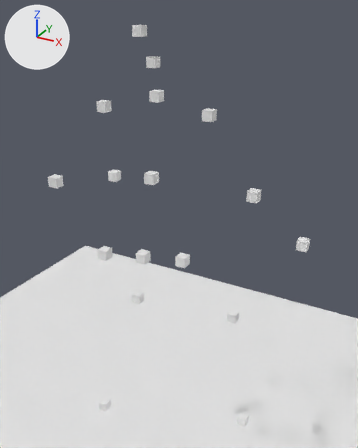
The Blender file common/pose3d_blender/3d_pose_animation.blend, before and after one commit.
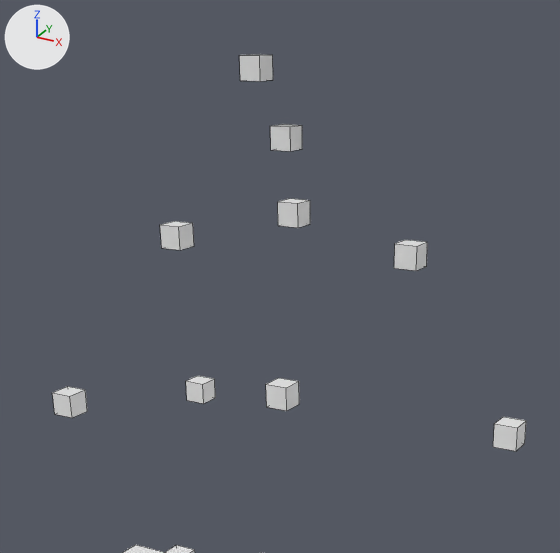
The first picture shows the older version from a 50 mm lens placed at (11.8, -17.8, 22.1), pointed at (0.6, 2.5, 12.0). The close-ups show both versions on the part from 7% to 77% of the width and 0% to 56% of the height of that picture; other places that the commit changed are outside them. Lighting does not change. The marker at upper left points along +X, +Y and +Z. The close-ups show mesh edges as thin lines.
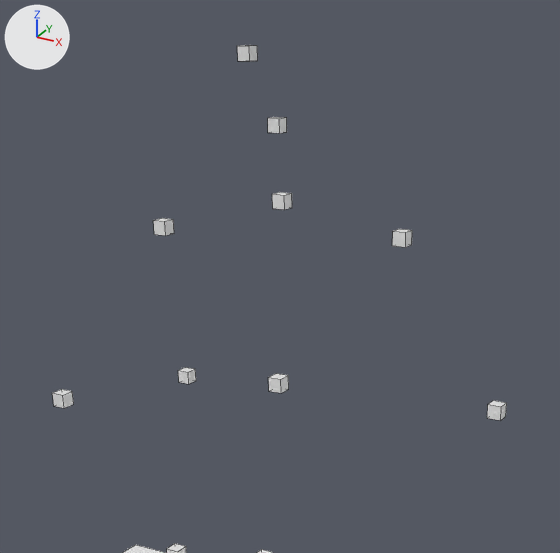
The change, as a diff of the scene's bpy script:
```diff
--- a/common/pose3d_blender/3d_pose_animation.blend.py
+++ b/common/pose3d_blender/3d_pose_animation.blend.py
@@ me_cube_519 @@
 me_cube_519.from_pydata(...)  # 8 vertices, 6 faces; spans x -0.25..0.25, y -0.25..0.25, z -0.25..0.25
+# me_cube_519 part 1: the whole mesh is scaled about its middle by 0.6
@@ me_cube_520 @@
 me_cube_520.from_pydata(...)  # 8 vertices, 6 faces; spans x -0.25..0.25, y -0.25..0.25, z -0.25..0.25
+# me_cube_520 part 2: the whole mesh is scaled about its middle by 0.6
@@ me_cube_521 @@
 me_cube_521.from_pydata(...)  # 8 vertices, 6 faces; spans x -0.25..0.25, y -0.25..0.25, z -0.25..0.25
+# me_cube_521 part 3: the whole mesh is scaled about its middle by 0.6
@@ me_cube_522 @@
 me_cube_522.from_pydata(...)  # 8 vertices, 6 faces; spans x -0.25..0.25, y -0.25..0.25, z -0.25..0.25
+# me_cube_522 part 4: the whole mesh is scaled about its middle by 0.6
@@ me_cube_523 @@
 me_cube_523.from_pydata(...)  # 8 vertices, 6 faces; spans x -0.25..0.25, y -0.25..0.25, z -0.25..0.25
+# me_cube_523 part 5: the whole mesh is scaled about its middle by 0.6
@@ me_cube_524 @@
 me_cube_524.from_pydata(...)  # 8 vertices, 6 faces; spans x -0.25..0.25, y -0.25..0.25, z -0.25..0.25
+# me_cube_524 part 6: the whole mesh is scaled about its middle by 0.6
@@ me_cube_525 @@
 me_cube_525.from_pydata(...)  # 8 vertices, 6 faces; spans x -0.25..0.25, y -0.25..0.25, z -0.25..0.25
+# me_cube_525 part 7: the whole mesh is scaled about its middle by 0.6
@@ me_cube_526 @@
 me_cube_526.from_pydata(...)  # 8 vertices, 6 faces; spans x -0.25..0.25, y -0.25..0.25, z -0.25..0.25
+# me_cube_526 part 8: the whole mesh is scaled about its middle by 0.6
@@ me_cube_527 @@
 me_cube_527.from_pydata(...)  # 8 vertices, 6 faces; spans x -0.25..0.25, y -0.25..0.25, z -0.25..0.25
+# me_cube_527 part 9: the whole mesh is scaled about its middle by 0.6
@@ ob_cube_004 @@
 ob_cube_004 = bpy.data.objects.new('Cube.004', me_cube_516)
-ob_cube_004.location = (-1.86, -0.55, 11.04)
+ob_cube_004.location = (-1.84, -0.66, 11.29)
@@ ob_cube_007 @@
 ob_cube_007 = bpy.data.objects.new('Cube.007', me_cube_519)
-ob_cube_007.location = (0.07, 0.82, 14.82)
+ob_cube_007.location = (0.0, 0.77, 15.07)
@@ ob_cube_008 @@
 ob_cube_008 = bpy.data.objects.new('Cube.008', me_cube_520)
-ob_cube_008.location = (-0.64, 2.55, 18.24)
+ob_cube_008.location = (-0.84, 2.42, 18.49)
@@ ob_cube_009 @@
 ob_cube_009 = bpy.data.objects.new('Cube.009', me_cube_521)
-ob_cube_009.location = (-1.45, 3.62, 19.63)
+ob_cube_009.location = (-1.59, 3.49, 19.9)
@@ ob_cube_010 @@
 ob_cube_010 = bpy.data.objects.new('Cube.010', me_cube_522)
-ob_cube_010.location = (-1.86, 3.14, 21.06)
+ob_cube_010.location = (-1.99, 3.02, 21.35)
@@ ob_cube_011 @@
 ob_cube_011 = bpy.data.objects.new('Cube.011', me_cube_523)
-ob_cube_011.location = (-3.0, 1.56, 17.72)
+ob_cube_011.location = (-3.11, 1.27, 17.93)
@@ ob_cube_012 @@
 ob_cube_012 = bpy.data.objects.new('Cube.012', me_cube_524)
-ob_cube_012.location = (-4.64, -0.49, 14.27)
+ob_cube_012.location = (-4.6, -0.74, 14.43)
@@ ob_cube_013 @@
 ob_cube_013 = bpy.data.objects.new('Cube.013', me_cube_525)
-ob_cube_013.location = (-3.77, 3.15, 13.65)
+ob_cube_013.location = (-3.99, 2.93, 14.04)
@@ ob_cube_014 @@
 ob_cube_014 = bpy.data.objects.new('Cube.014', me_cube_526)
-ob_cube_014.location = (2.05, 2.7, 17.58)
+ob_cube_014.location = (1.82, 2.77, 17.89)
@@ ob_cube_015 @@
 ob_cube_015 = bpy.data.objects.new('Cube.015', me_cube_527)
-ob_cube_015.location = (4.55, 2.35, 14.25)
+ob_cube_015.location = (4.09, 2.77, 14.55)
```

Changed parts and their boxes (x1, y1, x2, y2) in the close-ups (560 x 553 px):
'Cube.015', mesh rescaled, moved (38% narrower, 40% shorter)
    before: (493, 417, 526, 451)
    after: (487, 400, 507, 420)
'Cube.014', mesh rescaled, moved (38% narrower, 41% shorter)
    before: (394, 240, 427, 271)
    after: (392, 229, 412, 247)
'Cube.010', mesh rescaled, moved (37% narrower, 39% shorter)
    before: (239, 54, 273, 81)
    after: (237, 45, 258, 61)
'Cube.008', mesh rescaled, moved (36% narrower, 39% shorter)
    before: (278, 198, 310, 228)
    after: (272, 192, 292, 210)
'Cube.007', mesh rescaled, moved (35% narrower, 38% shorter)
    before: (266, 378, 299, 411)
    after: (268, 373, 289, 393)
'Cube.011', mesh rescaled, moved (37% narrower, 37% shorter)
    before: (160, 221, 194, 250)
    after: (153, 218, 174, 236)
'Cube.009', mesh rescaled, moved (39% narrower, 39% shorter)
    before: (270, 124, 302, 151)
    after: (268, 117, 287, 133)
'Cube.013', mesh rescaled, moved (37% narrower, 38% shorter)
    before: (186, 376, 215, 404)
    after: (178, 367, 196, 384)
'Cube.012', mesh rescaled, moved (36% narrower, 38% shorter)
    before: (52, 387, 87, 418)
    after: (52, 389, 74, 408)
'Cube.004', moved
    before: (165, 545, 195, 553)
    after: (167, 543, 186, 553)
